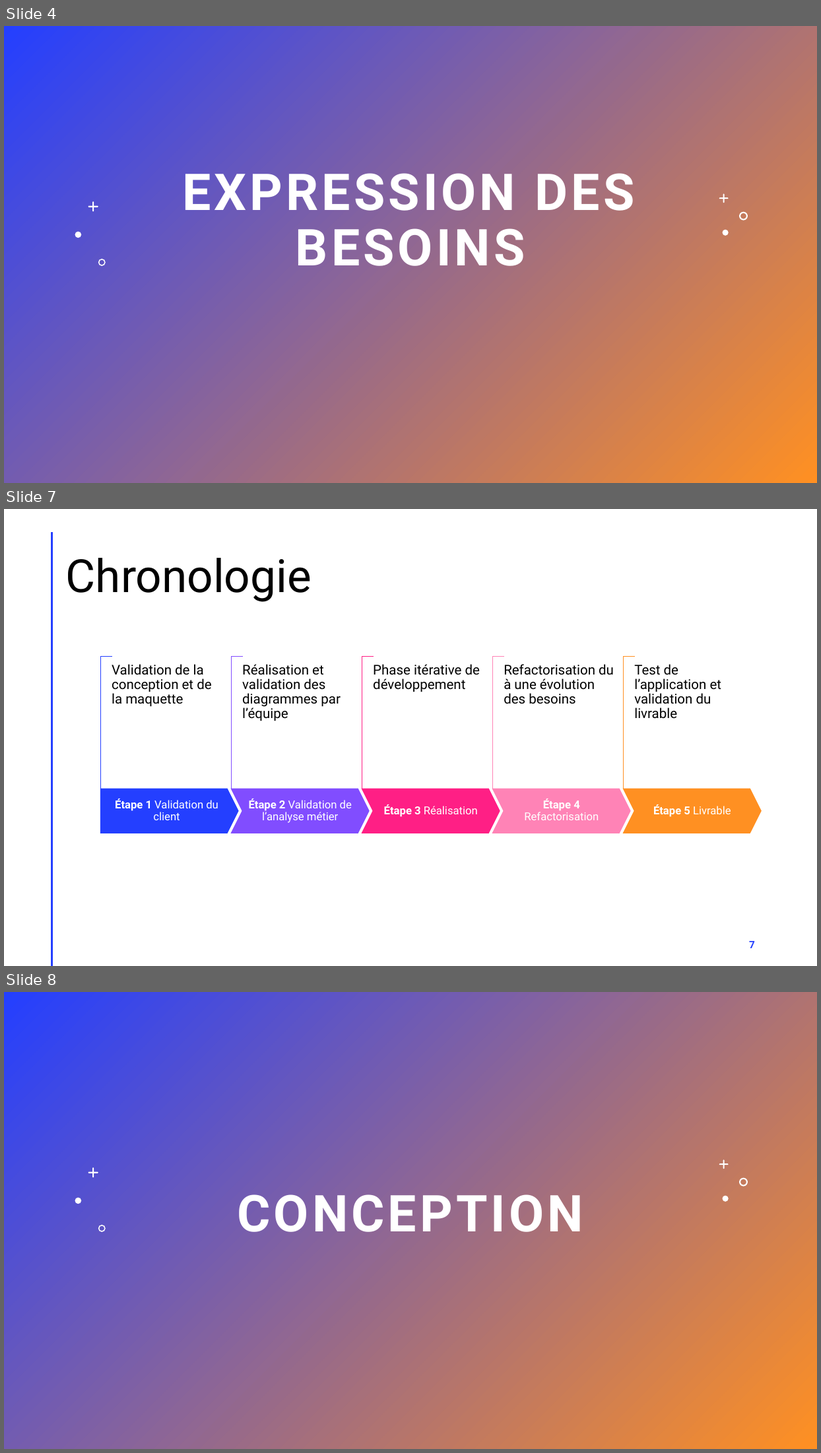
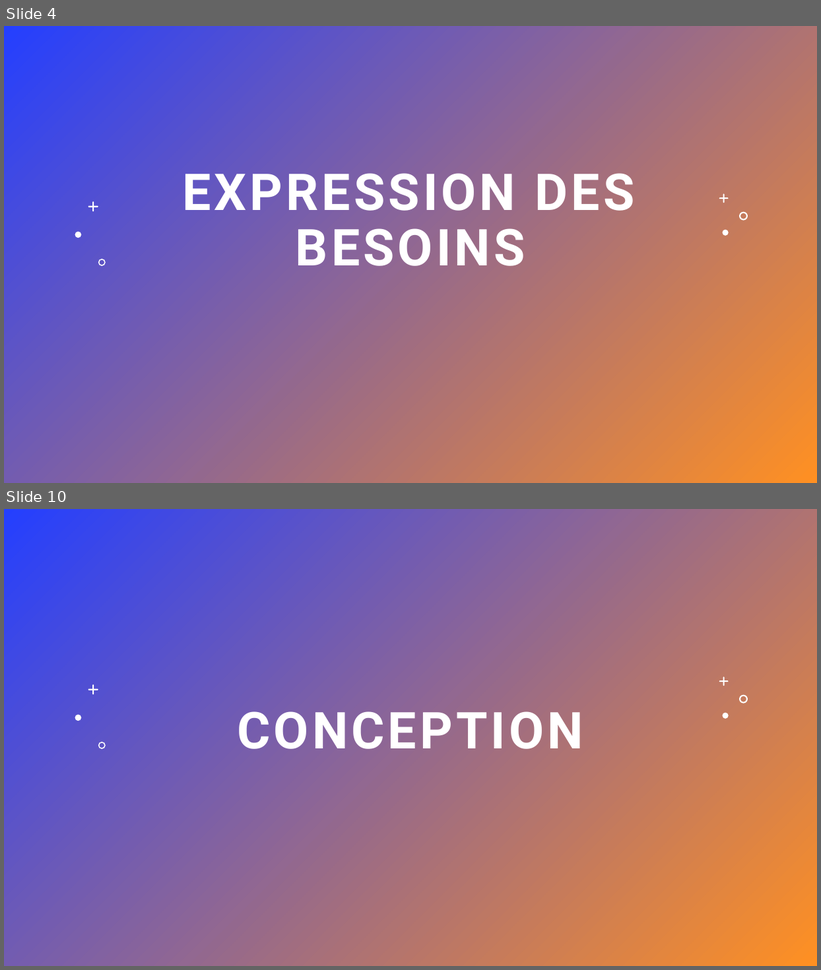
Before and after one commit to GreenHawk-99/AppGreta, a slide deck: doc/GRETA Suivi Séance.pptx. Shown one above the other, each under a label of ours: slides 4, 7 and 8 before the commit, slides 4 and 10 after it; the slides between them are not shown. The pictures are 821x1453 and 821x970 pixels, drawn with LibreOffice and Linux fonts; fonts in the diff are those of the drawing. Boxes give left, top, right and bottom in pixels: in the first picture for what was removed or moved away, otherwise in the second. Text is boxed around its words. In the diff, an @@ line names an element or a change of style, - is before the commit and + after.

```diff
--- a/doc/GRETA Suivi Séance.pptx
+++ b/doc/GRETA Suivi Séance.pptx
@@ slide 7 removed at [4, 509, 817, 966], background #FFFFFF @@
@@ line removed from (52, 533) to (52, 966) @@
@@ title removed at [66, 558, 312, 602] @@
-Chronologie
@@ group removed at [100, 656, 762, 833]: 10 texts, 5 corners, 4 chevrons, 1 pentagon arrow @@
-Étape 1 Validation du client
-Validation de la conception et de la maquette
-Étape 2 Validation de l’analyse métier
-Réalisation et validation des diagrammes par l’équipe
-Étape 3 Réalisation
-Phase itérative de développement
-Étape 4 Refactorisation
-Refactorisation du à une évolution des besoins
-Étape 5 Livrable
-Test de l’application et validation du livrable
@@ page number removed at [749, 941, 755, 949] @@
-7
@@ what was slide 8 is now slide 10 @@
```
Also in this commit, not shown: 13 slides changed, 2 slides added, 1 other slide removed, 1 other file.
